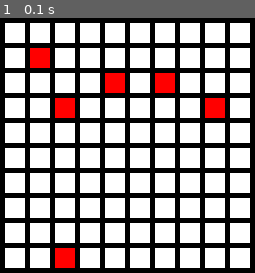
Above: before the commit, frame 1.
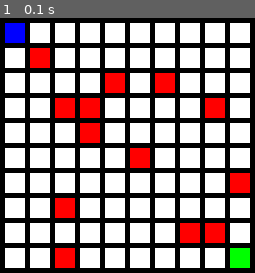
Above: after the commit, the same moment.

Repository: RyanBates/AStar
Game: pygame game, started from AStar.py
The game is run twice, just before and just after one commit, with the same random seed, the same clock (stepped at 60 frames per second) and the same inputs. The source is Python 2; it was converted automatically to run under Python 3.
Inputs:
- Up to frame 1 (0.1 s): no input

The runs differ from the first frame. In frame 1, 5.5% of the frame differs, in the area x 1-99%, y 1-99%.

Commit message:
added start and end points

Diff:
--- a/AStar.py
+++ b/AStar.py
@@ -39,7 +39,6 @@
 	self.purple = (255,0,255)
 	self.line = (0,0,0)
 	self.color = self.white
-	self.scolor = self.blue
 	self.width = 20
 	self.height = 20
 	self.margin = 5
@@ -48,19 +47,23 @@
 	self.pos = (x, self.height - y)
 	self.center = (self.left + (self.width/2)), (self.top + (self.height/2))
 	self.walkable = True
-	self.Start = True
-	self.Goal = True
 
  def setWalk(self, walkable):
-  self.walkable = walkable
+	self.walkable = walkable
 
  def setStart(self, Start):
-  self.start = Start
+	self.start = Start
+
+ def setGoal(self, Goal):
+	self.goal = Goal
 
  def draw(self, screen, color):
  	margin = self.margin
  	color = self.white if (self.walkable) else self.red
-	scolor = self.blue if (self.start) else self.white
+	if (self.start == True):
+		color = self.blue
+	if (self.goal == True):
+		color = self.green
  	gfx.draw.rect(screen, color, (self.left , self.top, self.width, self.height))
 
  def LowestF(self, Nodes):
--- a/Game.py
+++ b/Game.py
@@ -9,22 +9,27 @@
  searchSpace = []
  for x in range(10):
 	for y in range(10):
-		for Start in (0, 1):
+		for Start in (0, 0):
 			for Goal in (8,5):
 				n = Astar(searchSpace, Start, Goal, x, y)
-				unwalkable = ((1,1),(2,3),(4,2),(2,9),(6,2),(8,3))
-				start = (0, 1)
-				goal = Goal
+				unwalkable = ((1,1),(2,3),(4,2),(2,9),(6,2),(8,3),(5,5),(3,3),(3,4),(9,6),(7,8),(8,8),(2,7))
+				begging = (0, 0)
+				end = (9, 9)
 				if (x, y) in unwalkable:
 					unwalkable = True
 				else:
 					unwalkable = False
-				if (x, y) in start:
-					start = True
+				if ((x,y) == (0,0)):
+					begging = True
 				else:
-					start = False
+					begging = False
+				if ((x,y) == (9,9)):
+					end = True
+				else:
+					end = False
 				n.setWalk(unwalkable == False)
-				n.setStart(start == True)
+				n.setStart(begging == True)
+				n.setGoal(end == True)
 				searchSpace.append(n)
 
  # Initialize pygame
Not shown, changed: AStar.pyc
Not shown, changed: Game.pyc
